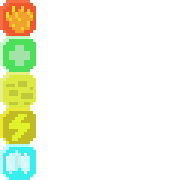
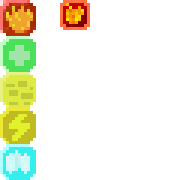
Layered file, before and after one edit (180px x 180px). Changes by layer:
added group "Old" with 5 layers above "Grid" over [left=0, top=0, right=90, bottom=36]
added layer "Layer 3" (pin light) in group "Old" over [left=0, top=0, right=90, bottom=36]
moved "Layer 1" into group "Old", painted on it over [left=0, top=0, right=36, bottom=36]
